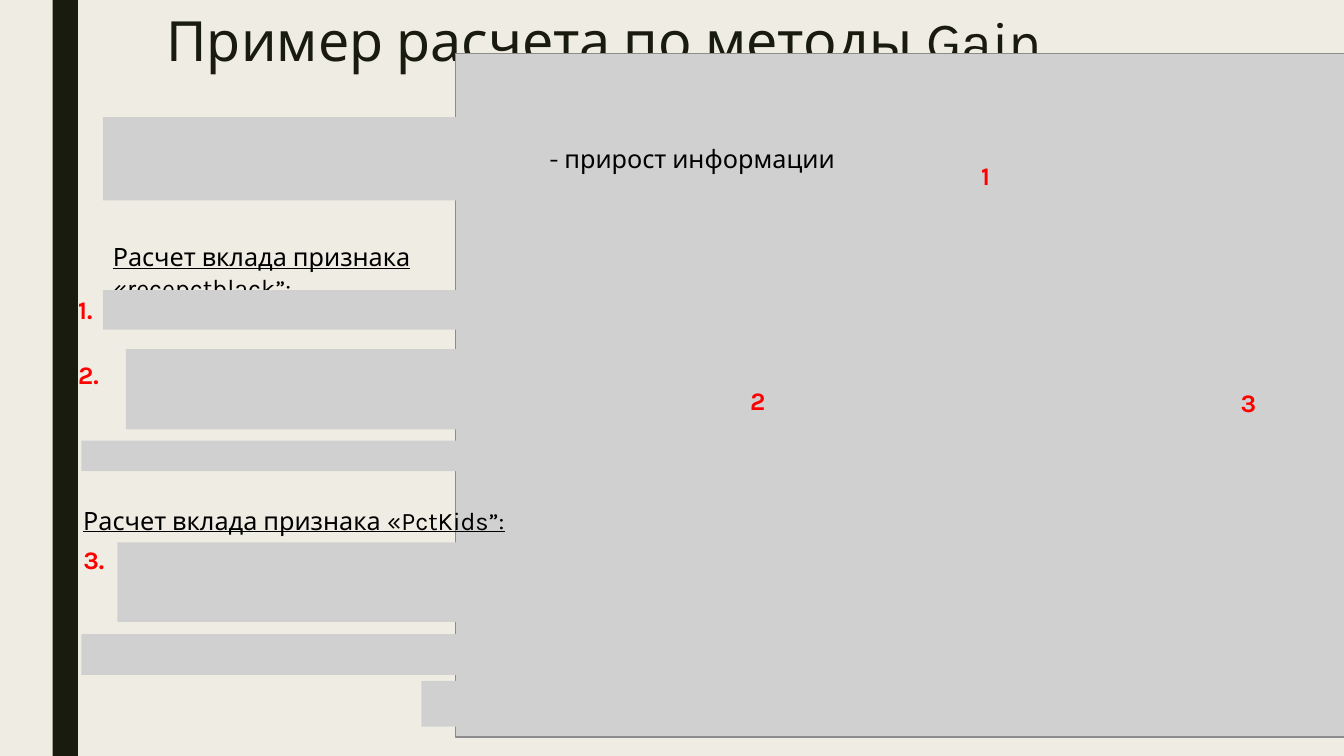
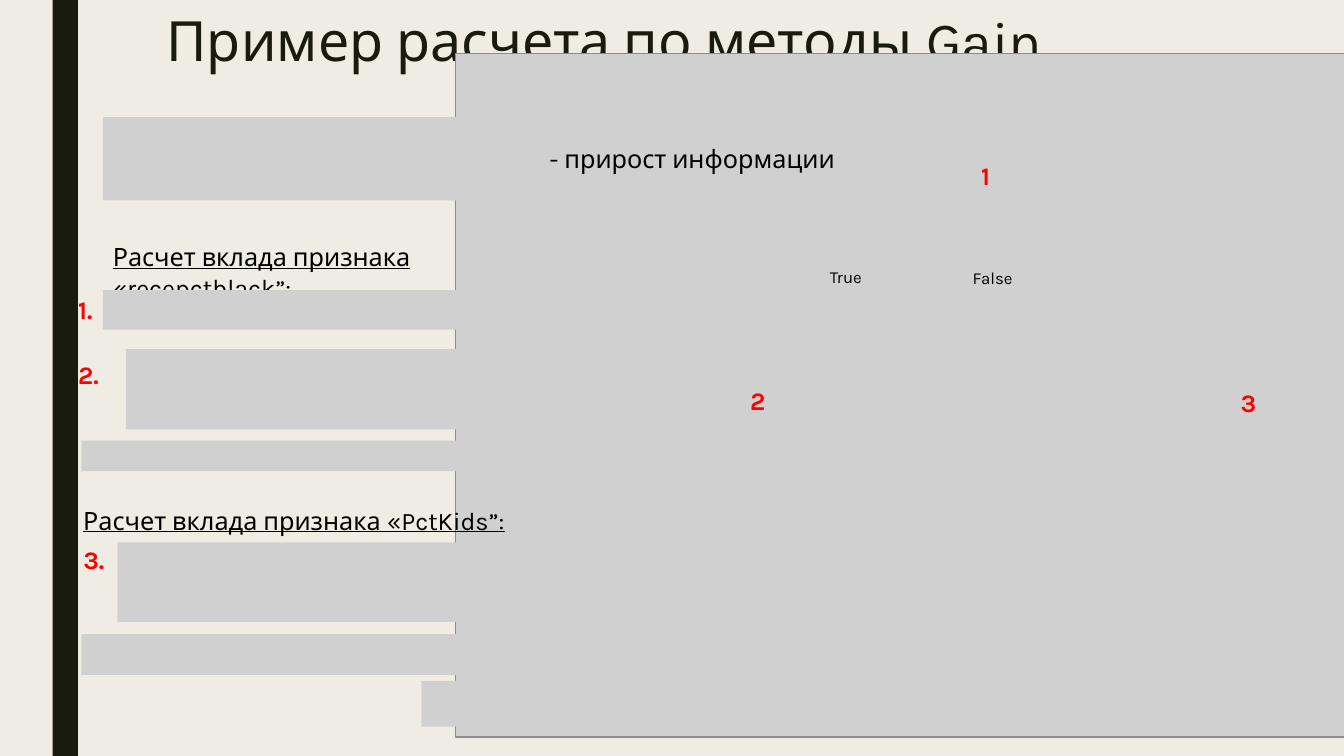
Before and after one commit to Dmitry513/Shap_training, a slide deck: slide 4 of Shap_for_model_interpretation.pptx. Drawn at 1344x756 pixels with LibreOffice and Linux fonts; fonts in the diff are those of the drawing; grey boxes stand for pictures. Boxes give left, top, right and bottom in pixels: in the first picture for what was removed or moved away, otherwise in the second. Text is boxed around its words. In the diff, an @@ line names an element or a change of style, - is before the commit and + after.

```diff
--- a/Shap_for_model_interpretation.pptx
+++ b/Shap_for_model_interpretation.pptx
@@ text added at (830,272,862,283), 12 pt, text #000000 @@
+True
@@ text added at (973,272,1013,284), 12 pt, text #000000 @@
+False
```
Also in this commit, not shown: 2 other slides changed, 3 slides added, 1 other file.
